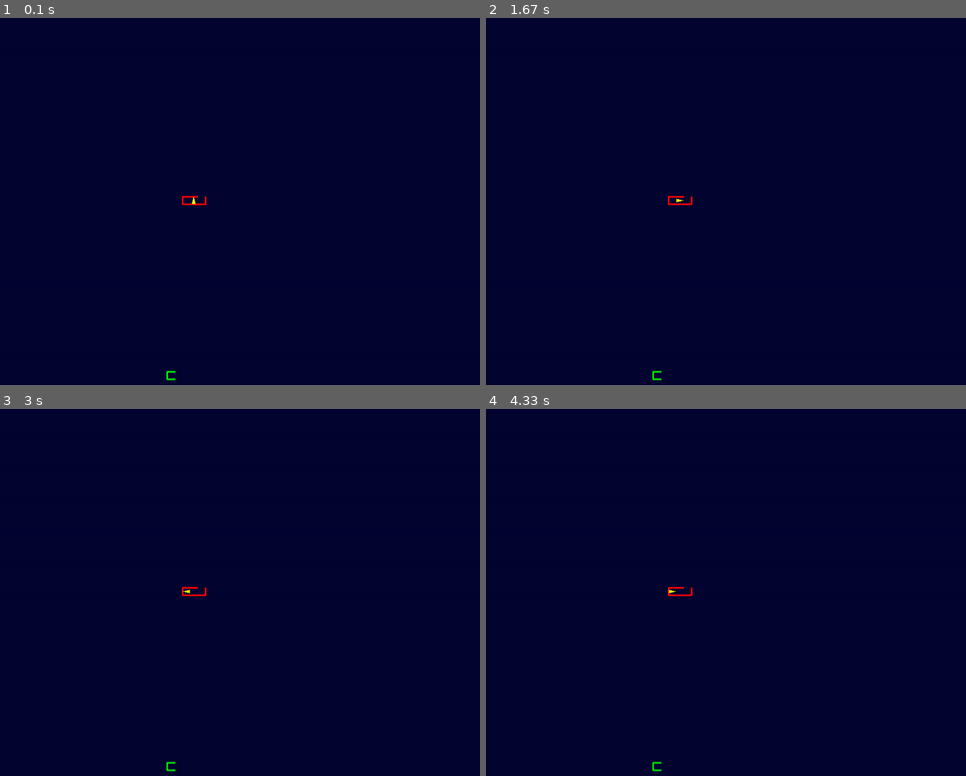
Above: before the commit, frames 1-4 (two rows, left to right).
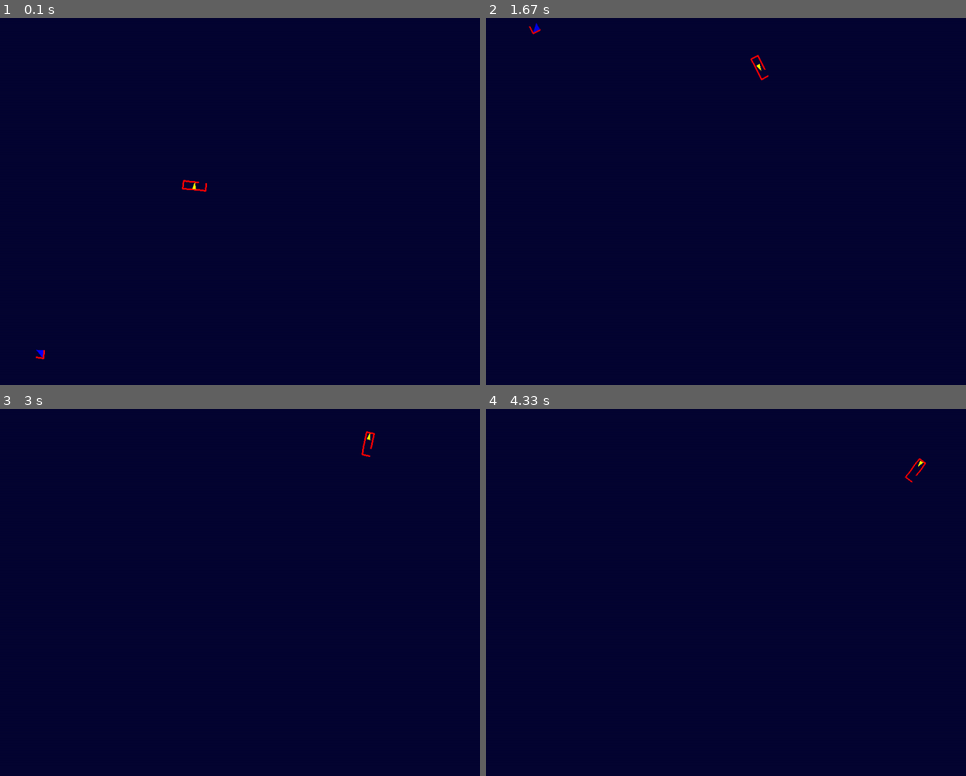
Above: after the commit, the same moments.

Repository: RageInTheCage/Random
Game: pygame game, started from Python/Labyrinth/Main.py
Same seed, same stepped clock (60 frames per second), same inputs: the game is played once before the commit and once after it.
Inputs:
- Up to frame 1 (0.1 s): no input
- Up to frame 2 (1.67 s): hold Right 0.33-0.8 s; hold Up 0.83-1.13 s; hold Right 1.17-1.63 s
- Up to frame 3 (3 s): hold Left 1.67-2.2 s; hold Down 2.23-2.53 s; hold Left 2.57-2.97 s
- Up to frame 4 (4.33 s): hold Right 3.4-4.03 s; hold Down from 4.07 s (still down)

The runs differ from the first frame. In frame 1, 0.2% of the frame differs, in the area x 7-44%, y 43-99%; in frame 2, 0.2%, in the area x 8-59%, y 1-99%; in frame 3, 0.2%; in frame 4, 0.2%.

Commit message:
Maze is spinning again, and maze end randomly appears and is guaranteed to be accessible to the player.

Diff:
--- a/Python/Labyrinth/Cell.py
+++ b/Python/Labyrinth/Cell.py
@@ -1,3 +1,5 @@
+import pygame
+
 from Direction import Direction
 from Point import Point
 
@@ -7,6 +9,7 @@
         self.maze = maze
         self.point = Point(location)
         self.wall_colour = wall_colour
+        self.end_colour = pygame.Color("blue")
         self.wall_width = 3
         self.exits = [
             Direction.UP,
@@ -17,7 +20,17 @@
         self.walls = {}
         self._visible_ = False
         self.opacity = 0
-        self.is_end = False
+        self._is_end_ = False
+
+    @property
+    def is_end(self):
+        return self._is_end_
+
+    @is_end.setter
+    def is_end(self, value):
+        self._is_end_ = value
+        if value:
+            self.visible = True
 
     @property
     def visible(self):
@@ -52,14 +65,25 @@
         if not self.visible:
             return
 
-        self.opacity -= .001
+        self.opacity -= .004
         if self.opacity <= 0:
             self.visible = False
             return
 
-        wall_colour = []
-        for element in self.wall_colour:
-            wall_colour.append(element * self.opacity)
+        if self.is_end:
+            pointlist = ((0, 0), (1, 1), (1, 0))
+            self.maze.draw_polygon(
+                pointlist, self.point, 0, self.get_faded_colour(self.end_colour)
+            )
+
+        wall_colour = self.get_faded_colour(self.wall_colour)
 
         for wall in self.walls.values():
             self.maze.draw_line(wall, wall_colour, self.wall_width)
+
+    def get_faded_colour(self, base_colour):
+        wall_colour = []
+        for element in base_colour:
+            wall_colour.append(element * self.opacity)
+
+        return wall_colour
--- a/Python/Labyrinth/Main.py
+++ b/Python/Labyrinth/Main.py
@@ -9,6 +9,7 @@
     clock, display = initialise()
     maze = Maze(display, (50, 50))
     player = Player(maze, (25, 25))
+    maze.randomly_place_end(player.point, distance=30)
     background_colour = (5, 5, 50)
     running = True
     while running:
--- a/Python/Labyrinth/Maze.py
+++ b/Python/Labyrinth/Maze.py
@@ -20,7 +20,7 @@
         self.scale_factor = self.display_width / self.scale
 
     def update(self):
-        #self.__change_perspective()
+        self.__change_perspective()
         for cell in self.cells.values():
             cell.update()
 
@@ -30,6 +30,17 @@
         rotated_from = point_from.rotate_and_scale(self.origin, self.angle_in_radians, self.scale_factor)
         rotated_to = point_to.rotate_and_scale(self.origin, self.angle_in_radians, self.scale_factor)
         pygame.draw.line(self.display, colour, rotated_from, rotated_to, width)
+
+    def draw_polygon(self, point_list, polygon_point, angle_in_radians, colour):
+        transformed_points = []
+        for coordinate in point_list:
+            point = Point(coordinate)
+            point = Point(point.offset(polygon_point.location))
+            point = Point(point.rotate_and_scale(polygon_point.offset((0.5, 0.5)), angle_in_radians, 1))
+            transformed_points.append(
+                point.rotate_and_scale(self.origin, self.angle_in_radians, self.scale_factor)
+            )
+        pygame.draw.polygon(self.display, colour, transformed_points)
 
     def __change_perspective(self):
         self.angle_in_radians += self.angle_step
@@ -75,8 +86,16 @@
                 adjacent_cell = cells[adjacent_location]
                 adjacent_cell.add_wall(adjacent_direction)
 
-        location, the_end = random.choice(list(cells.items()))
+        return cells
+
+    def randomly_place_end(self, point, distance):
+        the_end = self.cells[point.location]
+
+        for iteration in range(0, 10000):
+            direction = random.choice(the_end.exits)
+            next_point = the_end.point.get_adjacent_point(direction)
+            the_end = self.cells[next_point]
+            if the_end.point.distance_from(point) >= distance:
+                break
+
         the_end.is_end = True
-        the_end.wall_colour = pygame.Color("green")
-        the_end.visible = True
-        return cells
--- a/Python/Labyrinth/Player.py
+++ b/Python/Labyrinth/Player.py
@@ -30,14 +30,8 @@
                 visible_cell = self.maze.cells[adjacent_point]
 
     def update(self):
-        pointlist = []
-        for coordinate in self.__get_points():
-            point = Point(coordinate)
-            point = Point(point.offset(self.point.location))
-            point = Point(point.rotate_and_scale(self.point.offset((0.5, 0.5)), self.direction.angle_in_radians, 1))
-            pointlist.append(point.rotate_and_scale(self.maze.origin, self.maze.angle_in_radians, self.maze.scale_factor))
-
-        pygame.draw.polygon(self.maze.display, self.colour, pointlist)
+        self.maze.draw_polygon(self.__get_points(), self.point, self.direction.angle_in_radians,
+                               self.colour)
 
     @staticmethod
     def __get_points():
@@ -72,6 +66,9 @@
 
         self.point.move(direction)
         self.look()
+        if self.current_cell.is_end:
+            self.current_cell.is_end = False
+            self.maze.randomly_place_end(self.point, 20)
 
     @property
     def current_cell(self):
--- a/Python/Labyrinth/Point.py
+++ b/Python/Labyrinth/Point.py
@@ -15,16 +15,27 @@
         return self.offset(movements[direction])
 
     def offset(self, offset):
-        return self.location[0] + offset[0], self.location[1] + offset[1]
+        return self.x + offset[0], self.y + offset[1]
 
     def rotate_and_scale(self, origin, angle_in_radians, scale_factor):
         ox, oy = origin
-        px = self.location[0] * scale_factor
-        py = self.location[1] * scale_factor
+        px = self.x * scale_factor
+        py = self.y * scale_factor
 
         qx = ox + math.cos(angle_in_radians) * (px - ox) - math.sin(angle_in_radians) * (py - oy)
         qy = oy + math.sin(angle_in_radians) * (px - ox) + math.cos(angle_in_radians) * (py - oy)
         return qx, qy
+
+    @property
+    def x(self):
+        return self.location[0]
+
+    @property
+    def y(self):
+        return self.location[1]
+
+    def distance_from(self, point):
+        return math.hypot(self.x - point.x, self.y - point.y)
 
     @staticmethod
     def movements():
